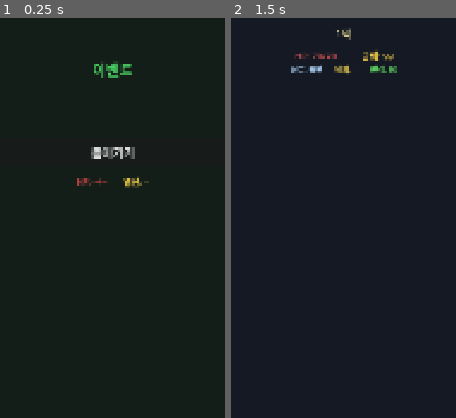
Above: before the commit, frames 1-2 (left to right).
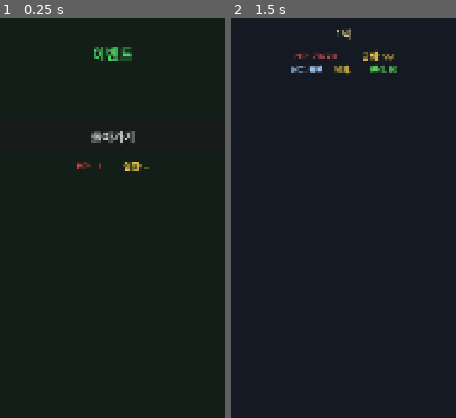
Above: after the commit, the same moments.

Repository: dongmin1213/Sijojeon
Game: Godot game, scene res://scenes/event/event.tscn
Two runs of this game, one before a commit and one after it. Both use one fixed random seed, a clock stepped at 60 frames per second and the inputs below. This scene is started directly instead of the project's main scene.
Inputs:
- Up to frame 1 (0.25 s): no input
- Up to frame 2 (1.5 s): click "돌아가기" at 0.5 s; click "≡" at 1.25 s
The pictures show only the part of the screen within x 25-75%, y 0-50%; the shares and areas given below are measured in that part.

The runs differ from the first frame. In frame 1, 2.3% of the frame differs, in the area x 34-67%, y 7-43%; in frame 2, nothing differs.

Commit message:
fix: 전투/이벤트/휴식 UI 개선 및 SafeArea fallback 추가
- 전투 적 패널에 실루엣 심볼 추가 (ZER-193)
- EnemyArea 상단 마진 0.05→0.08 확대 (ZER-189)
- SafeAreaManager 모바일 fallback 최소 상단 마진 추가 (ZER-189)
- 이벤트/휴식 씬 여백 축소 및 콘텐츠 영역 확대 (ZER-192)

Co-Authored-By: Paperclip <noreply@paperclip.ing>

Diff:
--- a/scenes/battle/battle.gd
+++ b/scenes/battle/battle.gd
@@ -304,6 +304,14 @@
 
 			var panel := PanelContainer.new()
 			var vbox := VBoxContainer.new()
+
+			# 적 실루엣 심볼 — 이미지 없이 텍스트로 시각적 존재감 확보
+			var silhouette := Label.new()
+			silhouette.text = _get_enemy_silhouette(enemy)
+			silhouette.horizontal_alignment = HORIZONTAL_ALIGNMENT_CENTER
+			silhouette.add_theme_font_size_override("font_size", 48)
+			silhouette.add_theme_color_override("font_color", Color(0.8, 0.5, 0.5, 0.9))
+
 			var name_label := Label.new()
 			name_label.text = enemy_name
 			name_label.horizontal_alignment = HORIZONTAL_ALIGNMENT_CENTER
@@ -327,13 +335,14 @@
 			status_hbox.alignment = BoxContainer.ALIGNMENT_CENTER
 			_build_status_icons(status_hbox, "enemy_%d" % i)
 
+			vbox.add_child(silhouette)
 			vbox.add_child(name_label)
 			vbox.add_child(hp_lbl)
 			vbox.add_child(enemy_block_label)
 			vbox.add_child(status_hbox)
 			vbox.add_child(intent_label)
 			panel.add_child(vbox)
-			panel.custom_minimum_size = Vector2(200, 180)
+			panel.custom_minimum_size = Vector2(200, 200)
 			enemy_container.add_child(panel)
 
 			_enemy_ui_cache[i] = {
@@ -344,6 +353,25 @@
 				"intent_label": intent_label,
 				"status_hbox": status_hbox,
 			}
+
+
+func _get_enemy_silhouette(enemy: Dictionary) -> String:
+	## 적 데이터에서 시각적 실루엣 심볼을 반환한다.
+	var combat_type: String = enemy.get("combat_type", "")
+	if combat_type == "boss":
+		return "{{X}}"
+	if combat_type == "elite":
+		return "[*]"
+	# 일반 적: 이름 첫 글자 기반
+	var name_data = enemy.get("name", {})
+	var ko_name: String = ""
+	if name_data is Dictionary:
+		ko_name = name_data.get("ko", "")
+	elif name_data is String:
+		ko_name = name_data
+	if ko_name.length() > 0:
+		return "<%s>" % ko_name[0]
+	return "<X>"
 
 
 func _format_intent(intent: Dictionary) -> String:
--- a/scenes/event/event.tscn
+++ b/scenes/event/event.tscn
@@ -23,10 +23,10 @@
 [node name="VBoxContainer" type="VBoxContainer" parent="."]
 layout_mode = 1
 anchors_preset = -1
-anchor_left = 0.1
-anchor_top = 0.05
-anchor_right = 0.9
-anchor_bottom = 0.95
+anchor_left = 0.05
+anchor_top = 0.03
+anchor_right = 0.95
+anchor_bottom = 0.97
 grow_horizontal = 2
 grow_vertical = 2
 theme_override_constants/separation = 20
--- a/scenes/rest/rest.tscn
+++ b/scenes/rest/rest.tscn
@@ -23,10 +23,10 @@
 [node name="VBoxContainer" type="VBoxContainer" parent="."]
 layout_mode = 1
 anchors_preset = -1
-anchor_left = 0.1
-anchor_top = 0.05
-anchor_right = 0.9
-anchor_bottom = 0.95
+anchor_left = 0.05
+anchor_top = 0.03
+anchor_right = 0.95
+anchor_bottom = 0.97
 grow_horizontal = 2
 grow_vertical = 2
 theme_override_constants/separation = 20
--- a/scripts/autoload/safe_area_manager.gd
+++ b/scripts/autoload/safe_area_manager.gd
@@ -72,7 +72,10 @@
 	var is_full_screen_alt := (safe_rect.position == Vector2i.ZERO and safe_rect.size == screen_size)
 	if is_full_screen or is_full_screen_alt:
 		if _is_mobile():
-			print("[SafeAreaManager] safe area == 전체 화면 (OS 미보고 가능성)")
+			print("[SafeAreaManager] safe area == 전체 화면 (OS 미보고 가능성) — fallback 마진 적용")
+			# 노치 미보고 시 fallback 최소 상단 마진 (약 3% 뷰포트)
+			var viewport_size := get_viewport().get_visible_rect().size
+			margin_top = maxf(margin_top, viewport_size.y * 0.03)
 		return
 
 	# 뷰포트 크기 (stretch mode 적용 후)
